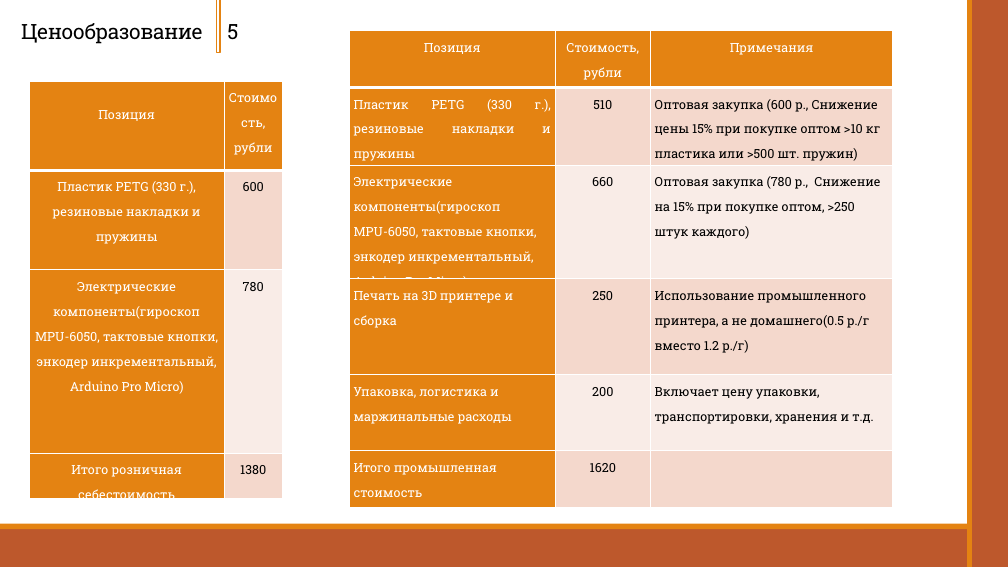
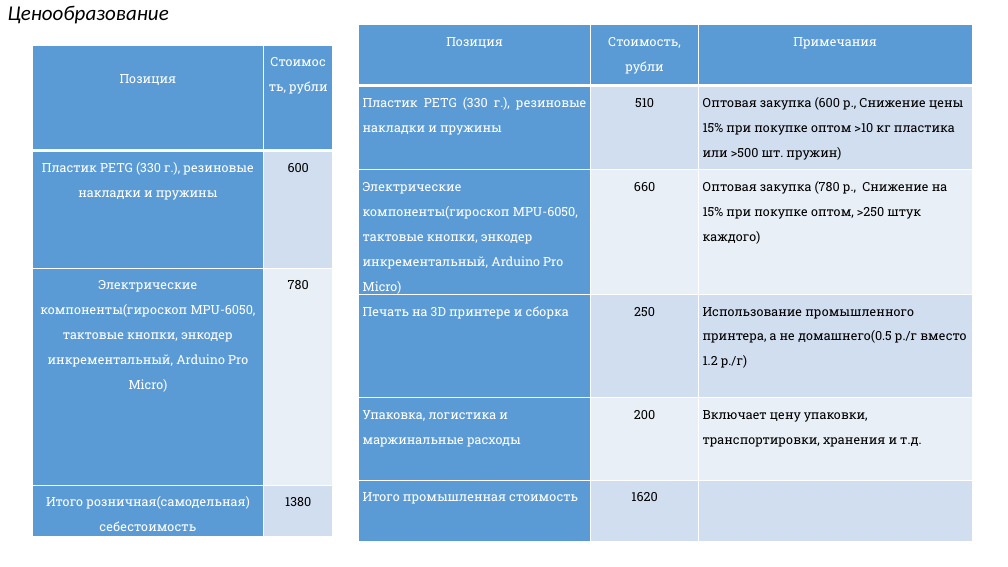
Before and after one commit to Zerocummer/Mmm-Yummers, a slide deck: slide 5 of Мышка для людей с ОВЗ/Документы/Презентация о манипуляторе другая.pptx. Drawn at 1008x567 pixels with LibreOffice and Linux fonts; fonts in the diff are those of the drawing. Boxes give left, top, right and bottom in pixels: in the first picture for what was removed or moved away, otherwise in the second. Text is boxed around its words. In the diff, an @@ line names an element or a change of style, - is before the commit and + after.

```diff
--- a/Мышка для людей с ОВЗ/Документы/Презентация о манипуляторе другая.pptx
+++ b/Мышка для людей с ОВЗ/Документы/Презентация о манипуляторе другая.pptx
@@ title "Ценообразование": place and size @@
-title "Ценообразование" at [21,23,203,44]
+title "Ценообразование" at [8,5,169,24]
@@ title "Ценообразование" at [8,5,169,24]: font Roboto Slab to Calibri, letter spacing -0.5 to 0 pt, italic on; line spacing 0.85 to 0.9; vertical alignment bottom to middle @@
@@ rectangle removed at [216,0,220,53] @@
@@ text removed at [227,24,238,40] @@
-5
@@ table at [358,25,972,536] @@
@@ fill #E48312 to #5B9BD5 in 8 cells @@
@@ fill #F5D9CC to #D2DEEF in 6 cells @@
@@ fill #FAEDE7 to #EAEFF7 in 4 cells @@
@@ table: place and size @@
-table at [349,31,893,505]
+table at [358,25,972,536]
@@ rectangle removed at [969,0,1008,567] @@
@@ table at [33,45,333,536] @@
-row 4, column 1: Итого розничная себестоимость
+row 4, column 1: Итого розничная(самодельная) себестоимость
@@ fill #E48312 to #5B9BD5 in 5 cells @@
@@ fill #F5D9CC to #D2DEEF in 2 cells @@
@@ fill #FAEDE7 to #EAEFF7 in row 3, column 2 @@
@@ table: place and size @@
-table at [29,81,283,507]
+table at [33,45,333,536]
@@ rectangle removed at [93,139,929,150] @@
@@ rectangle removed at [0,529,1008,567] @@
@@ rectangle removed at [0,524,1008,529] @@
@@ rectangle removed at [864,530,944,567] @@
```
Also in this commit, not shown: 8 other slides changed, 11 other files.
